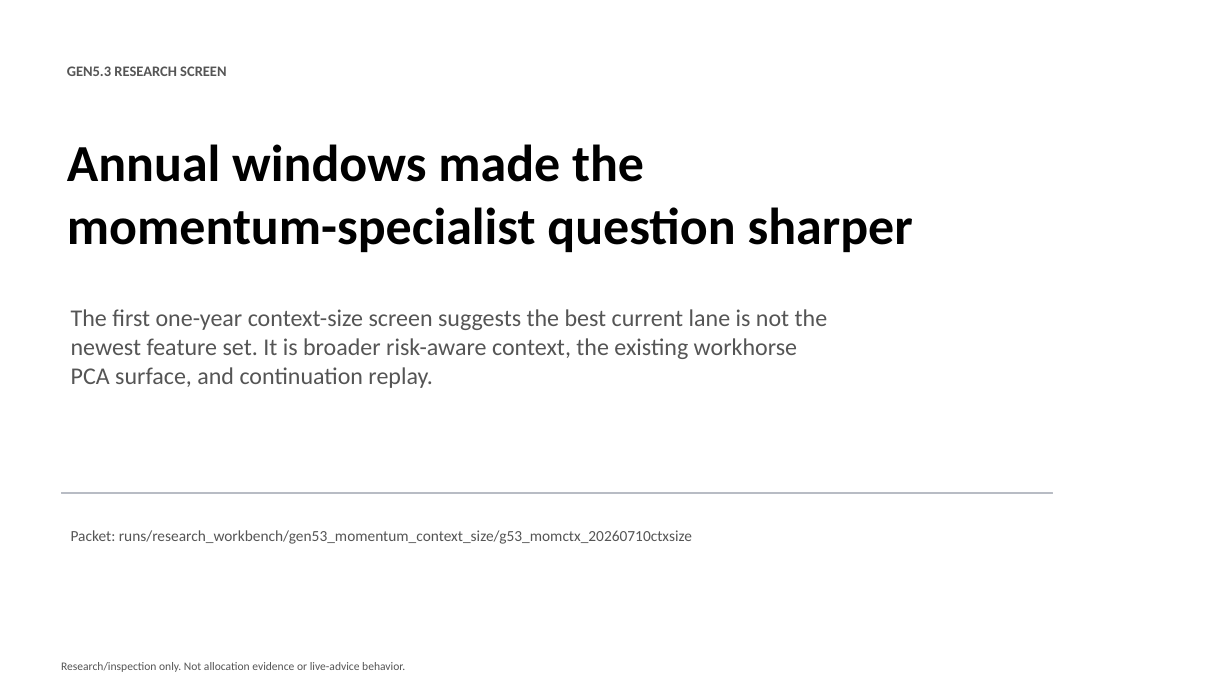
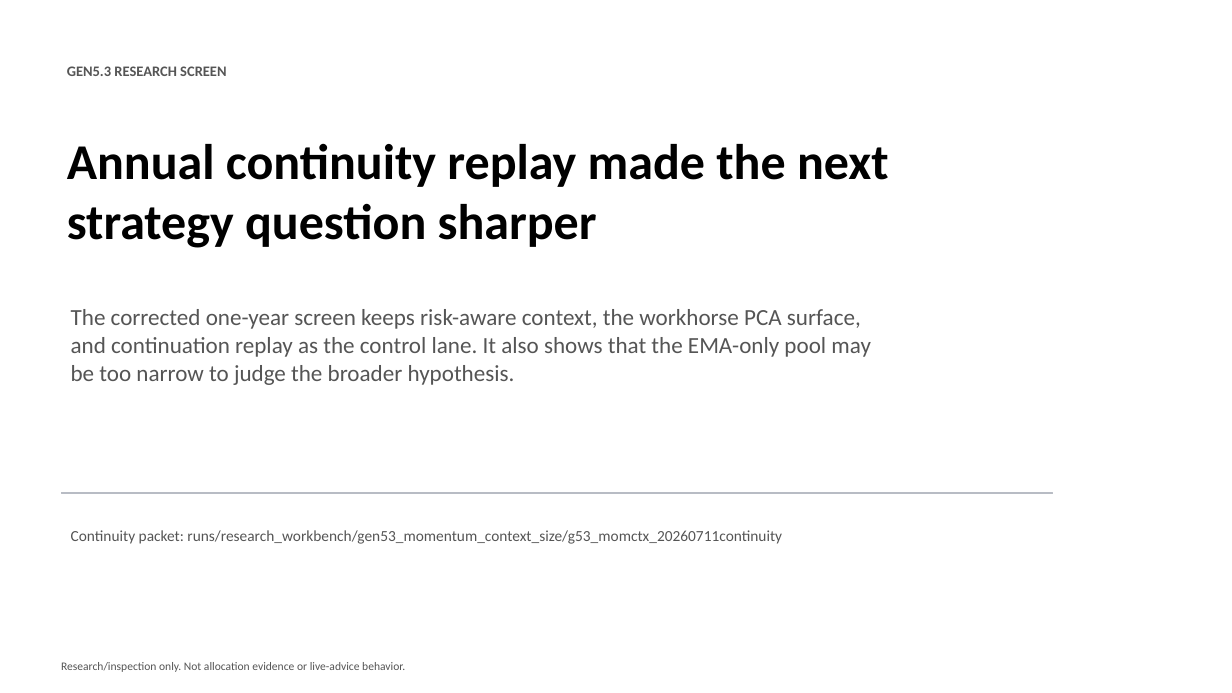
Before and after one commit to Francisc0Franc0/Time-Series-Modeling-Gen5, a slide deck: slide 1 of presentations/gen5_3_momentum_context_size_screen.pptx. Drawn at 1232x693 pixels with LibreOffice and Linux fonts; fonts in the diff are those of the drawing. Boxes give left, top, right and bottom in pixels: in the first picture for what was removed or moved away, otherwise in the second. Text is boxed around its words. In the diff, an @@ line names an element or a change of style, - is before the commit and + after.

Commit message:
Update Gen5.3 annual continuity deck and next screen plan

```diff
--- a/presentations/gen5_3_momentum_context_size_screen.pptx
+++ b/presentations/gen5_3_momentum_context_size_screen.pptx
@@ text at [67,143,889,248]: text changed; size 40.5 to 39 pt @@
-Annual windows made the momentum-specialist question sharper
+Annual continuity replay made the next strategy question sharper
@@ text at [71,309,871,385]: text changed; size 18.8 to 18 pt @@
-The first one-year context-size screen suggests the best current lane is not the newest feature set. It is broader risk-aware context, the existing workhorse PCA surface, and continuation replay.
+The corrected one-year screen keeps risk-aware context, the workhorse PCA surface, and continuation replay as the control lane. It also shows that the EMA-only pool may be too narrow to judge the broader hypothesis.
@@ text at [71,530,782,544]: text changed @@
-Packet: runs/research_workbench/gen53_momentum_context_size/g53_momctx_20260710ctxsize
+Continuity packet: runs/research_workbench/gen53_momentum_context_size/g53_momctx_20260711continuity
```
Also in this commit, not shown: 5 other slides changed, 3 slides added, 1 slide removed, 7 other files.
